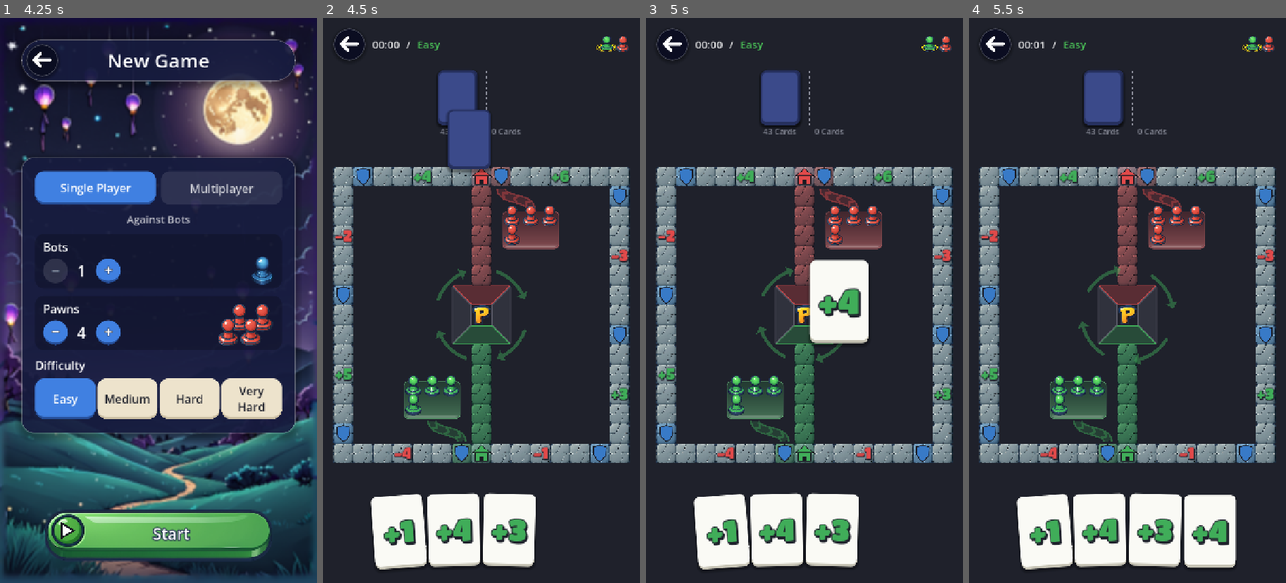
Above: before the commit, frames 1-4 (left to right).
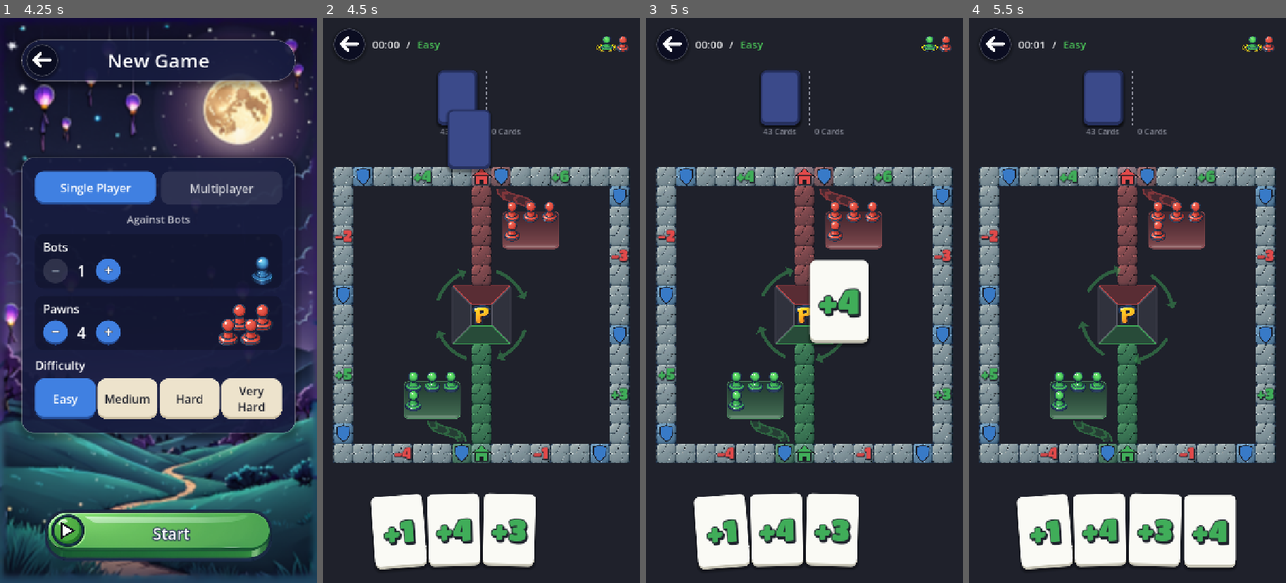
Above: after the commit, the same moments.

Repository: sezertanci/Pawnic
Game: Godot game, scene res://scenes/main.tscn
Same seed, same stepped clock (60 frames per second), same inputs: the game is played once before the commit and once after it.
Inputs (mouse positions are in pixels of both pictures, inside the frame that each line leads up to):
- Up to frame 1 (4.25 s): click "New Game" at 0.5 s; click "Single Player" at 1.25 s; click "Single Player" at 2 s; click "Easy" at 2.75 s; click "Easy" at 3.5 s
- Up to frame 2 (4.5 s): click "Start" at 4.25 s
- Up to frame 3 (5 s): no input
- Up to frame 4 (5.5 s): tap Enter at 5 s; drag from (1127, 317) to (1159, 176) at 5.02 s

Frame 1 is identical in both runs. In frame 2, 1.1% of the frame differs, in the area x 25-75%, y 32-71%; in frame 3, 1.1%; in frame 4, 1.1%.

Commit message:
feat: başlangıç tepsisine taş altlıkları ekle
Her taş için tepside, taş tabanıyla aynı eğimde yarı saydam siyah bir
altlık çiziliyor; taş çıkınca yeri boş görünüyor. Altlıklar ferah dursun
diye biraz küçültüldü ve tepsideki yerler yukarı alındı.

Co-Authored-By: Claude Opus 5.5 <noreply@anthropic.com>

Diff:
--- a/scripts/ui/board_painter.gd
+++ b/scripts/ui/board_painter.gd
@@ -9,6 +9,11 @@
 const PAWN_WIDTH_RATIO := 2.4
 ## Taşın yere bastığı noktanın görselin üstünden uzaklığı (görsel boyuna oranla).
 const PAWN_FOOT := 0.72
+## Taş görselinin altındaki taban elipsinin merkezi (görsel boyuna oranla), yarı genişliği
+## (görsel genişliğine oranla) ve basıklığı (yüksekliğin genişliğe oranı); görselden ölçülmüştür.
+const PAWN_BASE_CENTER := 0.77
+const PAWN_BASE_HALF := 0.49
+const PAWN_BASE_FLATTEN := 0.6
 
 
 ## Kare dokusunu verilen renge boyayarak çizer ve yüzünün yerini döner.
@@ -45,5 +50,19 @@
 
 
 ## Görselin yüksekliğinin genişliğine oranı.
+## Taşın tabanıyla aynı eğimde yatık elips: ayağı center'a basan taşın tabanı ortasına oturur,
+## scale tabanın kaç katı genişlikte olacağıdır (başlangıç tepsisindeki altlıklar için).
+static func base_ellipse(center: Vector2, radius: float, scale: float) -> PackedVector2Array:
+	var width := radius * PAWN_WIDTH_RATIO
+	var height := width * aspect(Skins.current.pawn_textures[0])
+	var middle := center + Vector2.DOWN * height * (PAWN_BASE_CENTER - PAWN_FOOT)
+	var half := width * PAWN_BASE_HALF * scale
+	var points := SmoothDraw.arc_points(Vector2.ZERO, half, 0.0, TAU, ARC_POINTS * 2)
+	points.remove_at(points.size() - 1)
+	for index: int in range(points.size()):
+		points[index] = middle + points[index] * Vector2(1.0, PAWN_BASE_FLATTEN)
+	return points
+
+
 static func aspect(texture: Texture2D) -> float:
 	return float(texture.get_height()) / texture.get_width()
--- a/scripts/ui/board_skin.gd
+++ b/scripts/ui/board_skin.gd
@@ -18,6 +18,8 @@
 @export var selected_color := Color.ORANGE
 ## Zıplayan taşın yere düşen gölgesi.
 @export var shadow_color := Color(0, 0, 0, 0.35)
+## Başlangıç tepsisindeki taş altlıklarının rengi.
+@export var socket_color := Color(0, 0, 0, 0.6)
 ## Kare dokusundaki alt kalınlık ve üst kenar (kare boyunun oranı); işaretler aradaki yüze çizilir.
 @export var square_depth := 0.1
 @export var square_top := 0.0
--- a/scripts/ui/board_view.gd
+++ b/scripts/ui/board_view.gd
@@ -13,6 +13,10 @@
 const STACK_SHRINK := 0.65
 const BASE_COLUMNS := 3
 const BASE_SPREAD := 0.95
+## Tepsideki yerlerin alt kenardan uzaklaşsın diye yukarı kaydırılması (kare boyuna oranla).
+const BASE_LIFT := 0.2
+## Başlangıç tepsisindeki altlığın taş tabanına oranla genişliği.
+const SOCKET_SCALE := 0.9
 const HIT_RATIO := 0.6
 const MARK_RATIO := 0.4
 ## Hız karesindeki sayının çizildiği alanın kare yüzüne oranla genişliği.
@@ -328,8 +332,18 @@
 func _draw_base(seat: int) -> void:
 	var base := _base_rect(seat)
 	BasePainter.draw_base(self, base, Skins.current.seat_color(seat), _cell_size())
+	_draw_sockets(seat)
 	if _base_pawn(seat) != Move.NO_PAWN:
 		_draw_wave_frame(base, _cell_size() * BasePainter.CORNER_RATIO)
+
+
+## Oyuncunun her taşı için tepsideki yerinde bir altlık; taş çıkınca yeri boş görünür.
+func _draw_sockets(seat: int) -> void:
+	var radius := _cell_size() * PAWN_RATIO
+	for slot: int in range(board.owners.count(seat)):
+		var center := _to_pixels(board.layout.bases[seat] + _base_offset(slot))
+		var points := BoardPainter.base_ellipse(center, radius, SOCKET_SCALE)
+		SmoothDraw.polygon(self, points, Skins.current.socket_color)
 
 
 ## Başlangıç alanından çıkış karesine uzanan patika; alandan taş seçilebiliyorsa üstünde ışık akar.
@@ -397,7 +411,7 @@
 func _base_offset(slot: int) -> Vector2:
 	var column := slot % BASE_COLUMNS - (BASE_COLUMNS - 1) / 2.0
 	var row := floori(float(slot) / BASE_COLUMNS) - 0.5
-	return Vector2(column, row) * BASE_SPREAD
+	return Vector2(column, row) * BASE_SPREAD + Vector2.UP * BASE_LIFT
 
 
 ## Aynı hücredeki taşları hücre merkezinin çevresine dağıtır; evdeki taşlar küçülüp
Not shown, changed: PROGRESS.md
